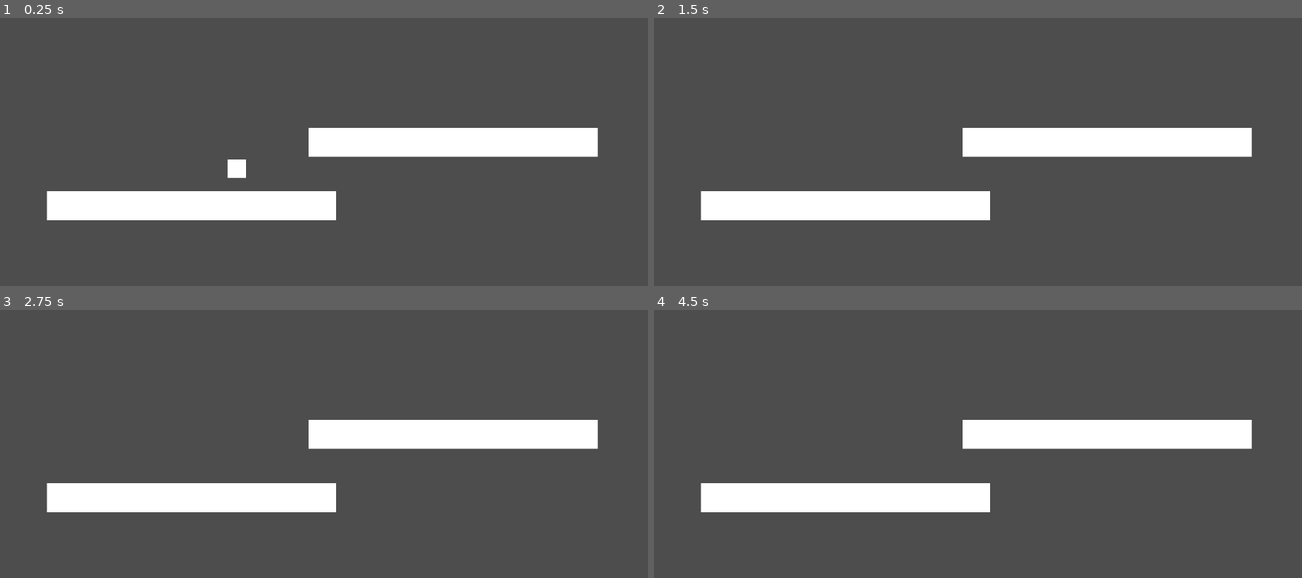
Above: before the commit, frames 1-4 (two rows, left to right).
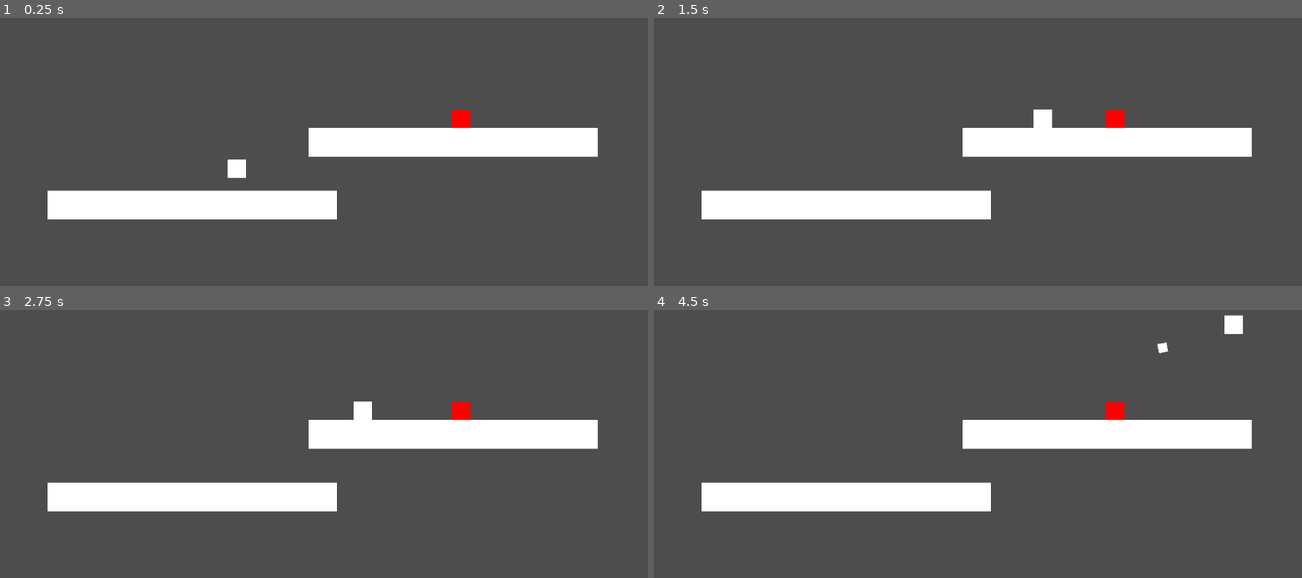
Above: after the commit, the same moments.

Repository: nathankeyt/GDGCGodotWorkshop
Game: Godot game, scene res://main.tscn
The game is run twice, just before and just after one commit, with the same random seed, the same clock (stepped at 60 frames per second) and the same inputs.
Inputs (mouse positions are in pixels of both pictures, inside the frame that each line leads up to):
- Up to frame 1 (0.25 s): no input
- Up to frame 2 (1.5 s): tap Enter (ui_accept) at 0.5 s; move the mouse to (1114, 165) at 0.52 s; press the mouse at (1114, 165) at 0.53 s; hold D (right) from 0.53 s (still down); tap W (jump) at 0.77, 0.8, 1.07, 1.35 s; move the mouse to (835, 202) at 1.27 s; release the mouse at (835, 202) at 1.28 s
- Up to frame 3 (2.75 s): tap W (jump) at 1.52, 1.82, 2.3 s; click (181, 494) at 1.55 s; move the mouse to (382, 393) at 2.02 s; release D (right) at 2.03 s; press the mouse at (382, 393) at 2.03 s; hold A (left) from 2.03 s (still down)
- Up to frame 4 (4.5 s): move the mouse to (932, 551) at 2.77 s; release A (left) at 2.78 s; release the mouse at (932, 551) at 2.78 s; hold D (right) 2.78-4.28 s; click (932, 551) at 2.85 s; tap W (jump) at 3.02, 3.32, 3.6, 3.77, 4.07 s; move the mouse to (1165, 532) at 3.52 s; move the mouse to (770, 419) at 4.27 s; hold A (left) from 4.28 s (still down); click (770, 419) at 4.35 s

The runs differ from the first frame. In frame 1, 0.5% of the frame differs, in the area x 7-73%, y 34-76%; in frame 2, 0.7%; in frame 3, 0.7%; in frame 4, 0.8%, in the area x 7-91%, y 1-76%.

Commit message:
projectiles

Diff:
--- a/Actors/Player/player.gd
+++ b/Actors/Player/player.gd
@@ -1,7 +1,9 @@
 extends CharacterBody2D
 
-@export var speed = 100.0
+@export var speed = 300.0
 @export var jump_velocity = 200.0
+@export var projectile_scene: Resource;
+@export var projectile_speed = 1000.0
 
 func _physics_process(delta: float) -> void:
 	#Gravity
@@ -13,7 +15,20 @@
 	velocity.x = direction * speed
 
 	# Jumping
-	if Input.is_action_just_pressed("jump"):
+	if Input.is_action_just_pressed("jump") and is_on_floor():
 		velocity.y = -jump_velocity
 
 	move_and_slide()
+
+func _input(event: InputEvent) -> void:
+	if event.is_action_pressed("shoot"):
+		shoot()
+
+func shoot():
+	var new_projectile = projectile_scene.instantiate()
+	get_parent().add_child(new_projectile)
+
+	var mouse_direction = (get_global_mouse_position() - position).normalized()
+	new_projectile.position = position + (mouse_direction * 32.0)
+
+	new_projectile.fire(mouse_direction, projectile_speed)
--- a/Actors/Player/player.tscn
+++ b/Actors/Player/player.tscn
@@ -1,6 +1,7 @@
-[gd_scene load_steps=4 format=3 uid="uid://dlxnw8fpj01ht"]
+[gd_scene load_steps=5 format=3 uid="uid://dlxnw8fpj01ht"]
 
 [ext_resource type="Script" path="res://Actors/Player/player.gd" id="1_gbyrg"]
+[ext_resource type="PackedScene" uid="uid://e2n7sauclumr" path="res://Actors/Projectile/projectile.tscn" id="2_v11ff"]
 
 [sub_resource type="CanvasTexture" id="CanvasTexture_qkvqv"]
 
@@ -9,8 +10,8 @@
 
 [node name="Player" type="CharacterBody2D"]
 script = ExtResource("1_gbyrg")
-speed = 200.0
 jump_velocity = 400.0
+projectile_scene = ExtResource("2_v11ff")
 
 [node name="Sprite2D" type="Sprite2D" parent="."]
 scale = Vector2(32, 32)
--- /dev/null
+++ b/Actors/Projectile/projectile.gd
@@ -0,0 +1,17 @@
+extends Area2D
+
+var velocity = Vector2.ZERO
+
+func _physics_process(delta: float) -> void:
+	position += velocity * delta
+
+func fire(forward, speed):
+	velocity = forward * speed
+	look_at(position + forward)
+
+
+func _on_body_entered(body: Node2D) -> void:
+	if body.is_in_group("enemy"):
+		body.queue_free()
+
+	queue_free()
--- /dev/null
+++ b/Actors/Projectile/projectile.tscn
@@ -0,0 +1,20 @@
+[gd_scene load_steps=4 format=3 uid="uid://e2n7sauclumr"]
+
+[ext_resource type="Script" path="res://Actors/Projectile/projectile.gd" id="1_anhuu"]
+
+[sub_resource type="CanvasTexture" id="CanvasTexture_1ykoc"]
+
+[sub_resource type="RectangleShape2D" id="RectangleShape2D_pko8n"]
+size = Vector2(16, 16)
+
+[node name="Projectile" type="Area2D"]
+script = ExtResource("1_anhuu")
+
+[node name="Sprite2D" type="Sprite2D" parent="."]
+scale = Vector2(16, 16)
+texture = SubResource("CanvasTexture_1ykoc")
+
+[node name="CollisionShape2D" type="CollisionShape2D" parent="."]
+shape = SubResource("RectangleShape2D_pko8n")
+
+[connection signal="body_entered" from="." to="." method="_on_body_entered"]
--- /dev/null
+++ b/enemy.tscn
@@ -0,0 +1,16 @@
+[gd_scene load_steps=3 format=3 uid="uid://qyc5y7hq6qd7"]
+
+[sub_resource type="CanvasTexture" id="CanvasTexture_cn6l5"]
+
+[sub_resource type="RectangleShape2D" id="RectangleShape2D_bh4gf"]
+size = Vector2(32, 32)
+
+[node name="Enemy" type="CharacterBody2D" groups=["enemy"]]
+
+[node name="Sprite2D" type="Sprite2D" parent="."]
+modulate = Color(1, 0, 0, 1)
+scale = Vector2(32, 32)
+texture = SubResource("CanvasTexture_cn6l5")
+
+[node name="CollisionShape2D" type="CollisionShape2D" parent="."]
+shape = SubResource("RectangleShape2D_bh4gf")
--- a/main.tscn
+++ b/main.tscn
@@ -1,6 +1,7 @@
-[gd_scene load_steps=4 format=3 uid="uid://fewowg26hndi"]
+[gd_scene load_steps=5 format=3 uid="uid://fewowg26hndi"]
 
 [ext_resource type="PackedScene" uid="uid://dlxnw8fpj01ht" path="res://Actors/Player/player.tscn" id="1_puf3r"]
+[ext_resource type="PackedScene" uid="uid://qyc5y7hq6qd7" path="res://enemy.tscn" id="2_y5458"]
 
 [sub_resource type="CanvasTexture" id="CanvasTexture_qsb76"]
 
@@ -11,11 +12,10 @@
 
 [node name="Player" parent="." instance=ExtResource("1_puf3r")]
 position = Vector2(441, 242)
-speed = 300.0
 jump_velocity = 750.0
 
 [node name="Floor" type="StaticBody2D" parent="."]
-position = Vector2(363, 363)
+position = Vector2(364, 362)
 
 [node name="Sprite2D" type="Sprite2D" parent="Floor"]
 scale = Vector2(500, 50)
@@ -33,3 +33,6 @@
 
 [node name="CollisionShape2D" type="CollisionShape2D" parent="Floor2"]
 shape = SubResource("RectangleShape2D_c06dw")
+
+[node name="Enemy" parent="." instance=ExtResource("2_y5458")]
+position = Vector2(829, 212)
--- a/project.godot
+++ b/project.godot
@@ -18,6 +18,10 @@
 [dotnet]
 
 project/assembly_name="GDGCExamplePlatformer"
+
+[global_group]
+
+enemy=""
 
 [input]
 
@@ -40,6 +44,11 @@
 , Object(InputEventKey,"resource_local_to_scene":false,"resource_name":"","device":-1,"window_id":0,"alt_pressed":false …(186 unchanged characters)…
 ]
 }
+shoot={
+"deadzone": 0.5,
+"events": [Object(InputEventMouseButton,"resource_local_to_scene":false,"resource_name":"","device":-1,"window_id":0,"alt_pressed":false,"shift_pressed":false,"ctrl_pressed":false,"meta_pressed":false,"button_mask":0,"position":Vector2(0, 0),"global_position":Vector2(0, 0),"factor":1.0,"button_index":1,"canceled":false,"pressed":false,"double_click":false,"script":null)
+]
+}
 
 [physics]
 
